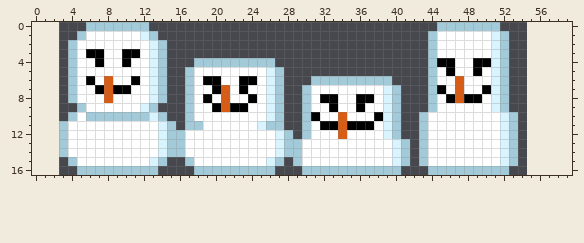
File history of a pixel-art sprite, assets/mallard/snowman/snowman_idle_evil.rgba32.png. That is the earlier state.
The file is 52x17 pixels. The old version is drawn lined up with the new one, on the new canvas.
Now the later version:
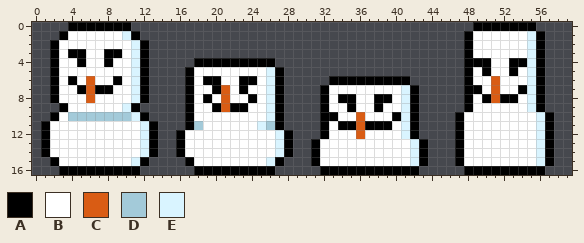
Palette (. is transparent): A #000000  B #ffffff  C #d95c14  D #a3cad9  E #d9f4ff
Change:
canvas 52x17 -> 60x17, the old top-left corner now at 3,0
Changed rows in their new state; - is an unchanged pixel.
first column x 1:
 0 ---AAAAAAA..--------------------------------....AAAAAAA--
 1 --ABB----EA..------------------------------....A--BBBBEA-
 2 -ABB------EA..-----------------------------....A--BBBBEA-
 3 -ABAABBAABEA..-----------------------------....A--BBBBEA-
 4 -ABBA-BA-BEA..---AAAAAAAAA-----------------....A--BBAAEA-
 5 -ABB------EA..--A---------A----------------....ABABBABEA-
 6 -ABA-C-BA-EA..--A---------A---..AAAAAAAAA--....A--CBBBEA-
 7 -ABBAC-ABBEA..--A---------A--..A------BBEA-....AABCBBAEA-
 8 -ABB-C-B--EA..--A---------A--..-BAABBAABEA-....-BACAABEA-
 9 --ABB----EA..---A---------A--..AB-AB-ABBEA-....A--BBBBEA-
10 -AB-D-----EA..--A---------A--..AAB-C-BBAEA....A----BBBBEA
11 ABB--------EA..-A---------A--..-BA-C-AABEA....A----BBBBEA
12 ABB--------EA..A-----------A-..A-B-C--BBEA....A----BBBBEA
13 ABB--------EA..A-----------A..A--------BBEA...A----BBBBEA
14 ABB--------EA..A-----------A..A--------BBEA...A----BBBBEA
15 -ABB------EA..--A---------A-..A--------BBEA...A----BBBBEA
16 --AAAAAAAAA..----AAAAAAAAA---..AAAAAAAAAAA-....AAAAAAAAA-
Changed places in both pictures, as pixel boxes (x1, y1, x2, y2):
changed: (41, 22, 554, 175)
